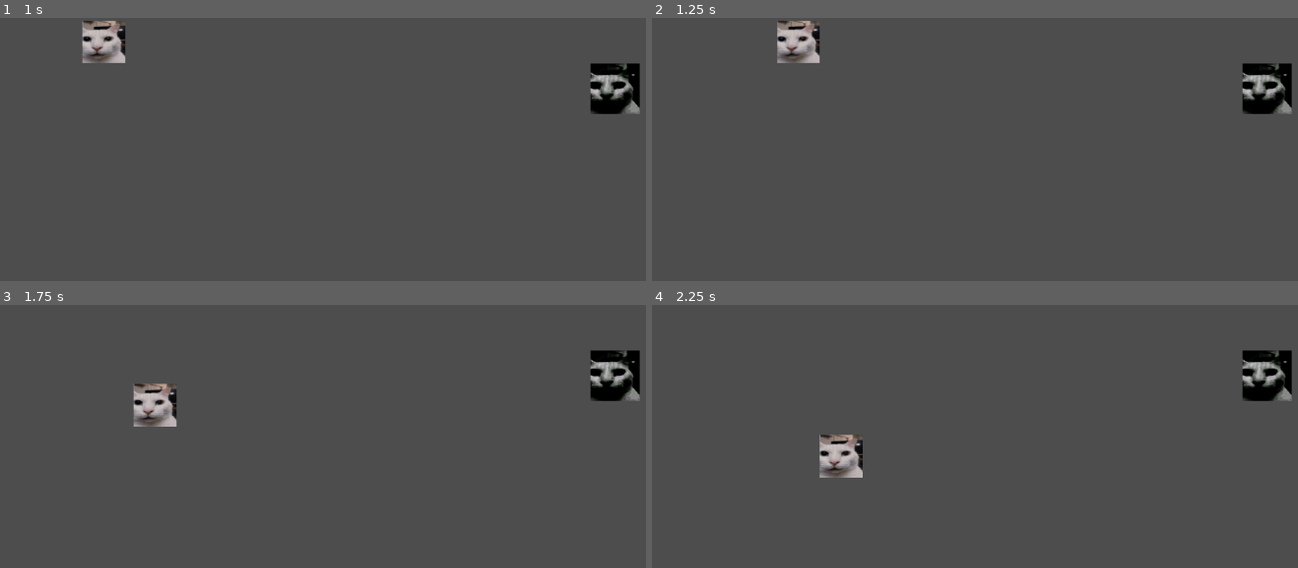
Above: before the commit, frames 1-4 (two rows, left to right).
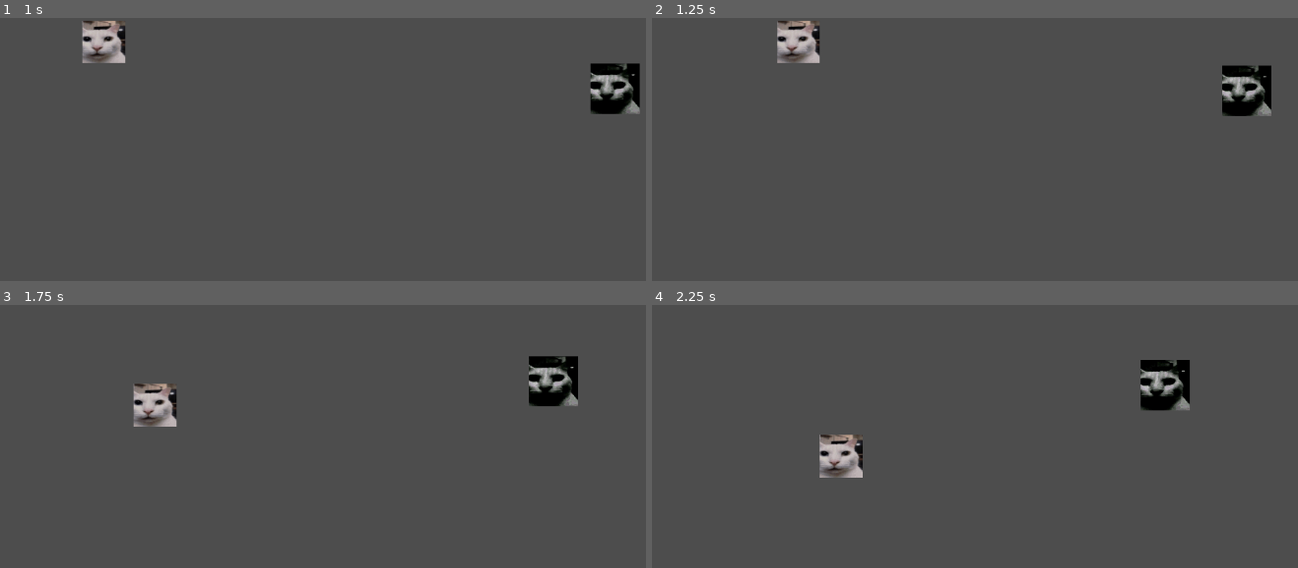
Above: after the commit, the same moments.

Repository: TRI-ADIC/arena-shooter-capstone-i
Game: Godot game, scene res://scenes/test_arena.tscn
The game is run twice, just before and just after one commit, with the same random seed, the same clock (stepped at 60 frames per second) and the same inputs.
Inputs:
- Up to frame 1 (1 s): tap Enter at 0.5 s; hold Right (ui_right) from 0.53 s (still down)
- Up to frame 2 (1.25 s): keep holding Right (ui_right)
- Up to frame 3 (1.75 s): release Right (ui_right) at 1.28 s; hold Down (ui_down) from 1.28 s (still down)
- Up to frame 4 (2.25 s): release Down (ui_down) at 2.03 s; hold Right (ui_right) from 2.03 s (still down)

Frame 1 is identical in both runs. In frame 2, 1.6% of the frame differs, in the area x 88-100%, y 17-38%; in frame 3, 2.7%; in frame 4, 2.7%, in the area x 75-100%, y 17-41%.

Commit message:
Completed AI functionality

Diff:
--- a/scripts/ai/enemy_ai.gd
+++ b/scripts/ai/enemy_ai.gd
@@ -11,11 +11,6 @@
 const StateDead   = preload("res://scripts/ai/state_dead.gd")
 const StateIdle   = preload("res://scripts/ai/state_idle.gd")
 
-# Signals ---------------------------------------------------------------
-signal lost_player
-signal player_out_of_range
-signal idle_finished
-
 # State storage ---------------------------------------------------------
 var _states = {}
 var _current_state : FSMState = null
@@ -26,14 +21,14 @@
 
 func _ready() -> void:
 		# 1️⃣ Does the global class exist?
-	if StateIdle is GDScript:
-		print("[CHECK] StateIdle is a registered class")
-	else:
-		print("[CHECK] StateIdle is NOT a class – it's a ", typeof(StateIdle))
+	# if StateIdle is GDScript:
+	# 	print("[CHECK] StateIdle is a registered class")
+	# else:
+	# 	print("[CHECK] StateIdle is NOT a class – it's a ", typeof(StateIdle))
 
 	# 2️⃣ Create an instance and print its class name
-	var test = StateIdle.new(null)   # we don’t need a real enemy for this check
-	print("[CHECK] test.get_class() → ", test.get_class())
+	# var test = StateIdle.new(null)   # we don’t need a real enemy for this check
+	# print("[CHECK] test.get_class() → ", test.get_class())
 
 	set_physics_process(true)   # make sure _physics_process runs
 
@@ -52,12 +47,12 @@
 	_states["attack"] = StateAttack.new(enemy)
 	_states["dead"]   = StateDead.new(enemy)
 
-	_verify_states()
+	# Connect the signal emitted by the ENEMY (parent) to THIS AI script's method
+	enemy.connect("idle_finished", Callable(self, "_on_idle_finished"))
+	enemy.connect("lost_player", Callable(self, "_on_lost_player"))
+	enemy.connect("player_out_of_range", Callable(self, "_on_player_out_of_range"))
 
-	# Connect signals that states may emit
-	connect("lost_player", Callable(enemy, "_on_lost_player"))
-	connect("player_out_of_range", Callable(enemy, "_on_player_out_of_range"))
-	connect("idle_finished", Callable(enemy, "_on_idle_finished"))
+	# _verify_states()
 
 	# Start with a brief idle, then patrol
 	change_state("idle")
@@ -68,6 +63,7 @@
 		_current_state.exit()
 	_current_state = _states[name]
 	_current_state.enter()
+	# wprint("[AI] Switching to state: ", name)
 
 # ----------------------------------------------------------------------
 func _physics_process(delta):
@@ -75,7 +71,6 @@
 		# <<< DEBUG >>> -------------------------------------------------
 		# print("[EnemyAI] current state → ", _current_state.get_class())
 		# ----------------------------------------------------------------
-		_current_state.physics_process(delta)
 		_current_state.physics_process(delta)
 
 	# Global transition checks (you can also move them into states)
--- a/scripts/ai/fsm_state.gd
+++ b/scripts/ai/fsm_state.gd
@@ -1,6 +1,5 @@
 # scripts/ai/fsm_state.gd
 extends RefCounted
-
 class_name FSMState
 
 var enemy : CharacterBody2D = null   # the actual enemy body
--- a/scripts/ai/state_patrol.gd
+++ b/scripts/ai/state_patrol.gd
@@ -2,31 +2,40 @@
 extends FSMState
 class_name StatePatrol
 
-@export var patrol_points : Array[Vector2] = []   # set in the inspector or from code
 @export var speed : float = 120.0
 
 var _current_index : int = 0
 
 func enter():
+	var points = enemy.patrol_points
+
 	# Guard against an empty list – pick a safe default index
-	if patrol_points.is_empty():
+	if points.is_empty():
 		_current_index = 0
 	else:
-		_current_index = randi() % patrol_points.size()
+		_current_index = randi() % points.size()
 
 
 func physics_process(delta):
+	var points = enemy.patrol_points
+
 	# Early‑out if there are no points to move toward
-	if patrol_points.is_empty():
+	if points.is_empty():
 		return
 
-	var target : Vector2 = patrol_points[_current_index]
+	# Ensure the index is within bounds
+	if _current_index >= points.size():
+		_current_index = 0  # Reset to start if we went past the end
+
+	var target : Vector2 = points[_current_index]
 	var direction : Vector2 = (target - enemy.global_position).normalized()
 	# 1️⃣ Set the body’s velocity
 	enemy.velocity = direction * speed
 	# 2️⃣ Apply the movement for this physics frame
 	enemy.move_and_slide()
 
+	# print("[Patrol] velocity = ", enemy.velocity)
+
 	# Switch to the next waypoint when we’re close enough
 	if enemy.global_position.distance_to(target) < 10.0:
-		_current_index = (_current_index + 1) % patrol_points.size()
+		_current_index = (_current_index + 1) % points.size()
--- a/scripts/enemy_base.gd
+++ b/scripts/enemy_base.gd
@@ -19,6 +19,8 @@
 # ------------------------------------------------------------------
 signal died                               # emitted when hp reaches 0
 signal idle_finished
+signal lost_player
+signal player_out_of_range
 
 # ------------------------------------------------------------------
 # READY – set up health, sprite, and attach the FSM
Not shown, changed: docs/All code.txt
